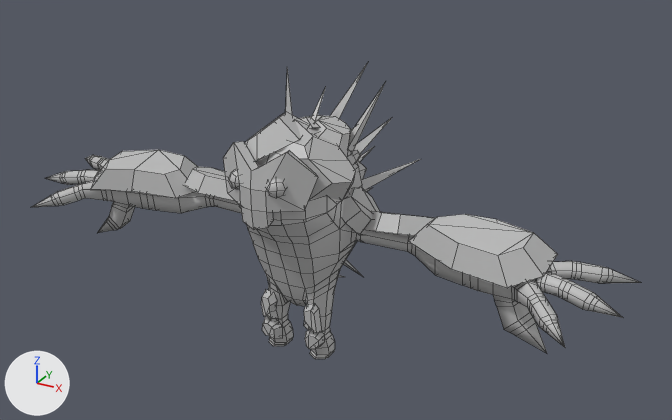
One commit to the FBX model Assets/3D models/monster.fbx: the scene before it, then after it.
One viewpoint serves both versions: a camera (50 mm lens) standing at (3.06, -5.02, 3.67) and looking at (0.13, 0.31, 1.01). Arrows for +X, +Y and +Z are at lower left; the lights stay in place. Mesh edges are drawn as thin lines. Where no turn or scale is listed for an object, it has been applied to the vertices.

Names of what the first picture shows: 'monsterRanged_accessories_geo', 'monsterRanged_geo'.
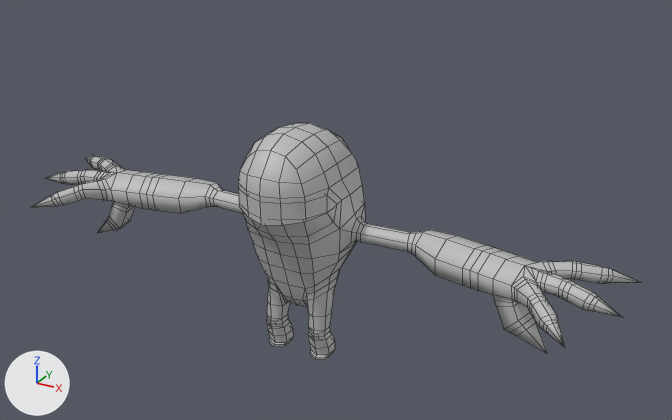
The change, as a diff of the scene's bpy script:
```diff
--- a/Assets/3D models/monster.fbx.py
+++ b/Assets/3D models/monster.fbx.py
@@ ob_monsterranged_accessories_geo @@
-ob_monsterranged_accessories_geo = bpy.data.objects.new('monsterRanged_accessories_geo', me_mesh_001)
-ob_monsterranged_accessories_geo.location = (0.0, 0.0, 0.0)
```

Pixel boxes [x1, y1, x2, y2] of what changed, in the pictures (672 x 420 px):
'monsterRanged_accessories_geo', deleted: before [90, 64, 558, 349]
    faces in mat_monsterrangedarmor_mat (grey #bcbcbc): [90, 112, 558, 288]
    faces in mat_monsterrangedaccessory_mat (grey #bcbcbc): [185, 64, 435, 349]
    faces in mat_monsterrangedmask_mat (grey #bcbcbc): [223, 141, 318, 229]
